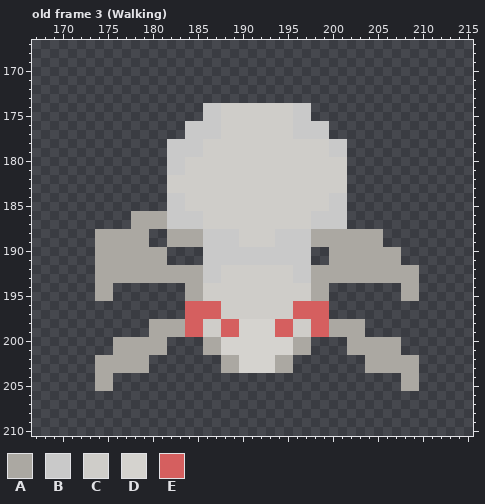
Pixel-art file: devassets/Aseprite Projects/Spider.aseprite. Above, as it was before the edit.
384x384 pixels, 12 frames. Colours within 5 levels of each other are drawn and written as one. Shown: old frame 3 (Walking): x 167..215, y 167..210. The commit also changed other frames, which this record leaves out.
Palette (. is transparent): A #aba8a2  B #c9c9c9  C #cfcdc9  D #d5d3cf  E #d55f5f
Once edited:
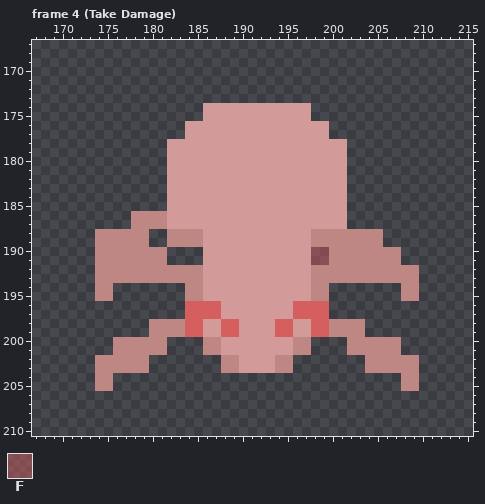
Colours new in this view: F #d55f5f73
A new or re-ordered frame is compared with the old frame closest to it.
Commit message: spider take damage
Change:
frames 12 -> 15
layer "DamageTint" opacity 45% added
Colour A changes from #aba8a2 to #be8784.
Colour C changes from #cfcdc9 to #d29b99.
Frame 4 (Take Damage) is new; against old frame 3 (Walking), layer "DamageTint":
The author changed colour B to colour C in rows 174 to 175 at x 186 to 187 and 196 to 197; in rows 176 to 177 at x 184 to 187 and 196 to 199; in rows 178 to 179 at x 182 to 185 and 200 to 201; in rows 180 to 181 at x 182 to 183; in rows 184 to 185 at x 182 to 183 and 200 to 201; in rows 186 to 187 at x 182 to 185 and 198 to 201.
The author changed colour B to colour C in rows 188 to 189 at x 186 to 189 and 194 to 197; in rows 190 to 191 at x 186 to 197; in rows 192 to 193 at x 186 to 187 and 196 to 197.
The author changed colour D to colour C in rows 198 to 199 at x 190 to 193; in rows 200 to 201 at x 188 to 195; in rows 202 to 203 at x 190 to 193.
Colour F now appears in rows 190 to 191 at x 198 to 199.
